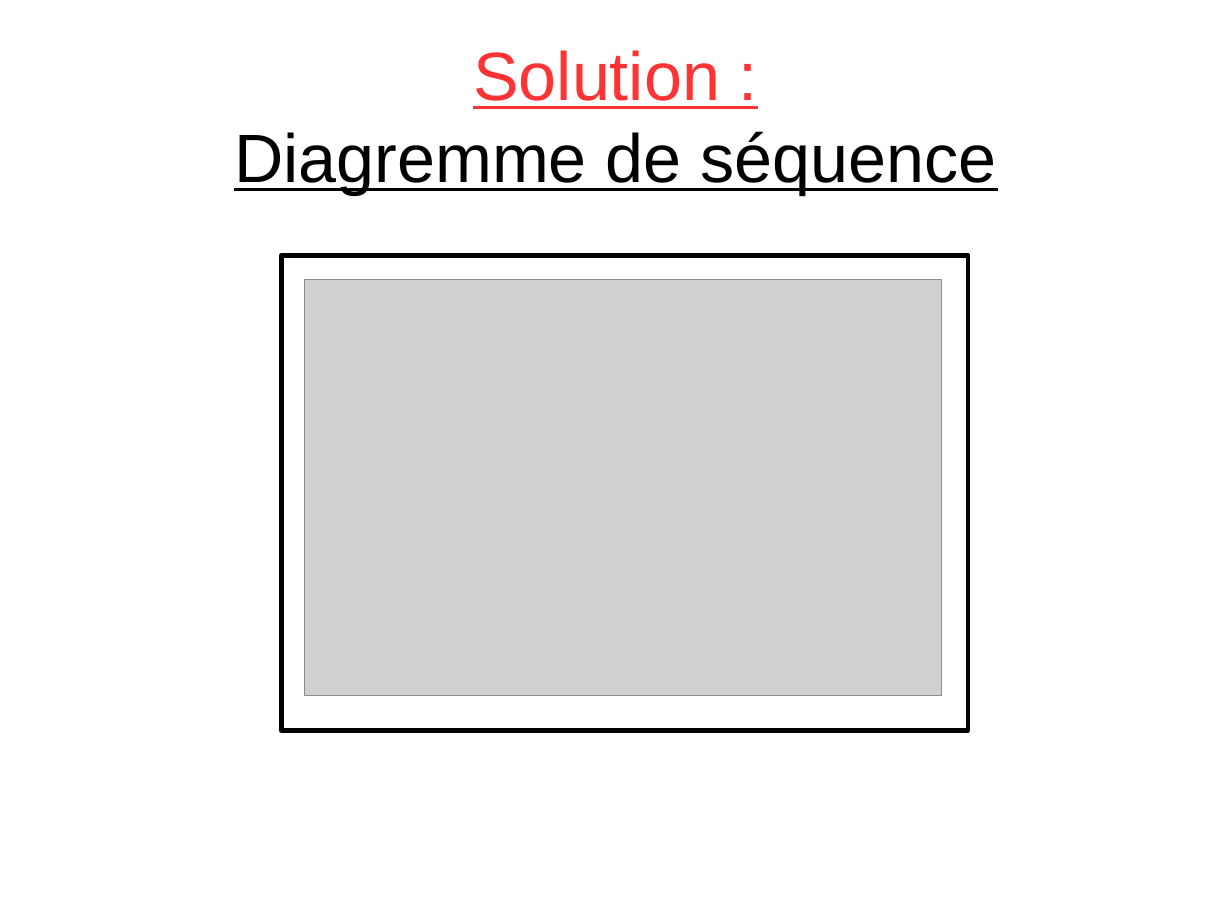
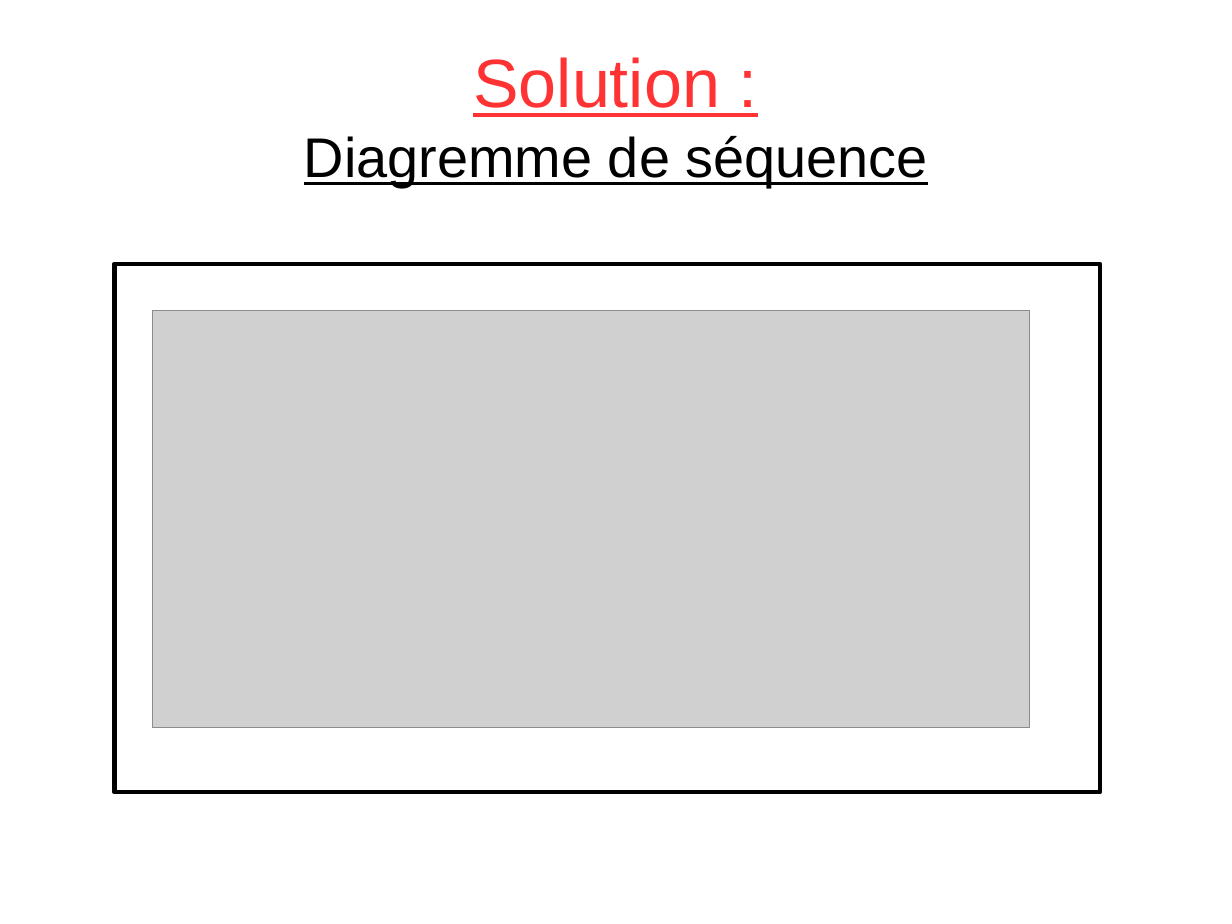
Before and after one commit to lesliesam96/Projet-STI2D, a slide deck: slide 5 of hugo/Diapo.odp (slide 4 before the commit). Drawn at 1232x924 pixels with LibreOffice and Linux fonts; fonts in the diff are those of the drawing; grey boxes stand for pictures. Boxes give left, top, right and bottom in pixels: in the first picture for what was removed or moved away, otherwise in the second. Text is boxed around its words. In the diff, an @@ line names an element or a change of style, - is before the commit and + after.

```diff
--- a/hugo/Diapo.odp
+++ b/hugo/Diapo.odp
@@ title "Solution : Diagremme de séquence" at (304,57,928,187): size 44 to 36 pt in "Diagremme de séquence" @@
@@ rectangle: place and size @@
-rectangle at (282,255,968,730)
+rectangle at (114,264,1100,792)
@@ picture: place and size @@
-picture at (305,279,942,695)
+picture at (152,311,1030,728)
```
Also in this commit, not shown: 7 other slides changed, 1 slide added.
